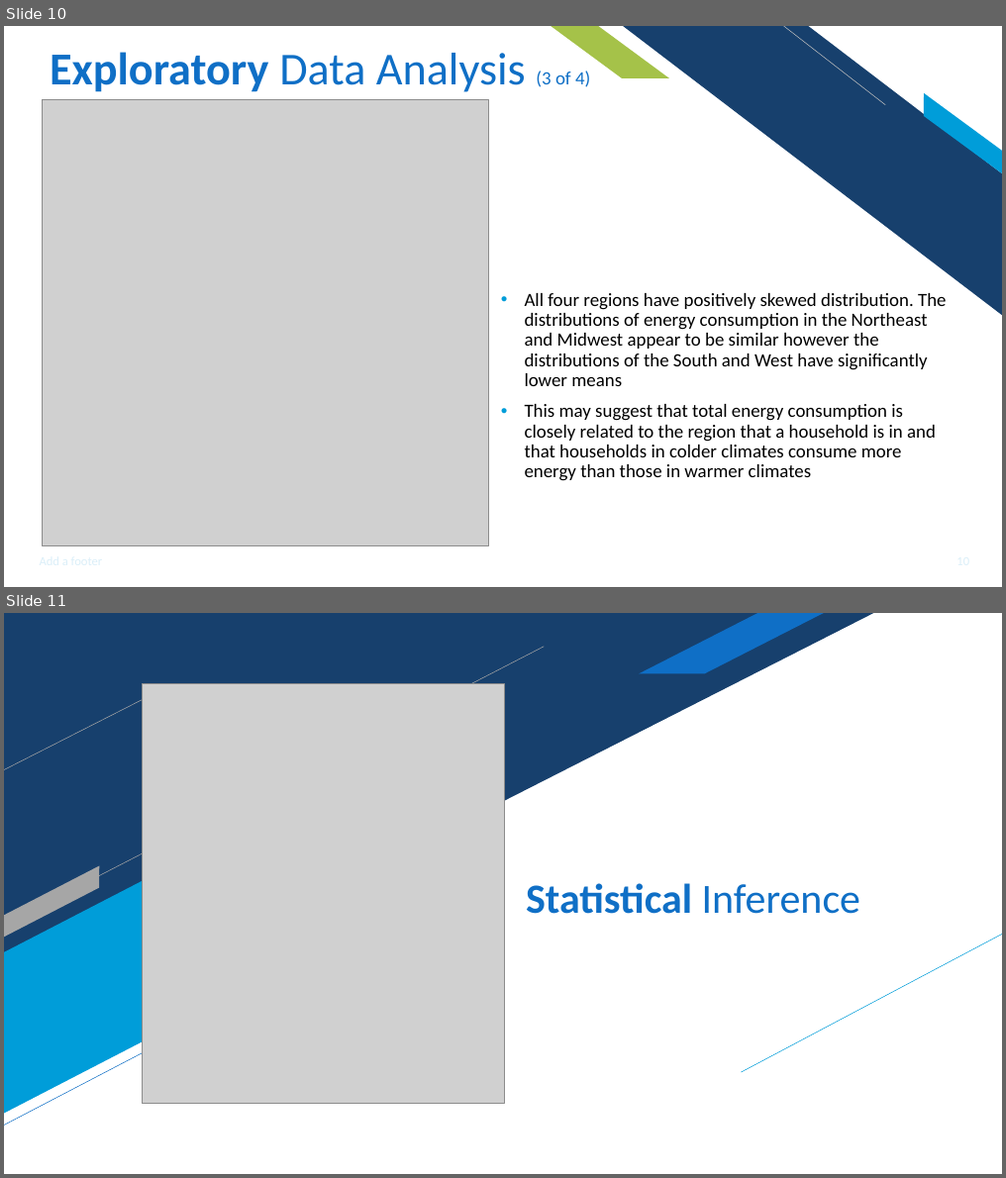
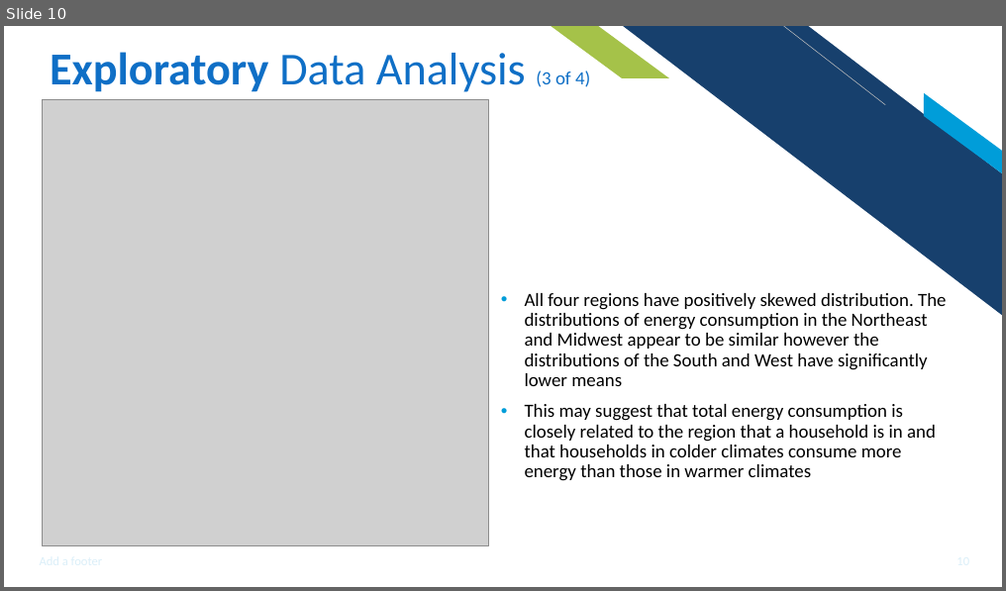
Before and after one commit to ishareef7/Springboard, a slide deck: Capstone1/Capstone1_Reports/Capstone1_Presentation.pptx. Shown one above the other, each under a label of ours: slides 10 and 11 before the commit, slide 10 after it. The pictures are 1006x1178 and 1006x591 pixels, drawn with LibreOffice and Linux fonts; fonts in the diff are those of the drawing; grey boxes stand for pictures. Boxes give left, top, right and bottom in pixels: in the first picture for what was removed or moved away, otherwise in the second. Text is boxed around its words. In the diff, an @@ line names an element or a change of style, - is before the commit and + after.

```diff
--- a/Capstone1/Capstone1_Reports/Capstone1_Presentation.pptx
+++ b/Capstone1/Capstone1_Reports/Capstone1_Presentation.pptx
@@ slide 11 removed at box(4, 613, 1002, 1174), background #FFFFFF @@
@@ right triangle removed at box(4, 613, 874, 1056) @@
@@ parallelogram removed at box(639, 613, 824, 673) @@
@@ line removed from (4, 925) to (544, 647) @@
@@ line removed from (4, 770) to (150, 695) @@
@@ picture removed at box(142, 683, 504, 1104) @@
@@ parallelogram removed at box(4, 842, 283, 1114) @@
@@ parallelogram removed at box(4, 866, 108, 938) @@
@@ title removed at box(526, 883, 861, 914) @@
-Statistical Inference
@@ line removed from (742, 1072) to (1002, 934) @@
@@ line removed from (4, 1126) to (159, 1045) @@
```
Also in this commit, not shown: 6 slides added, 4 other slides removed, 21 other files.
